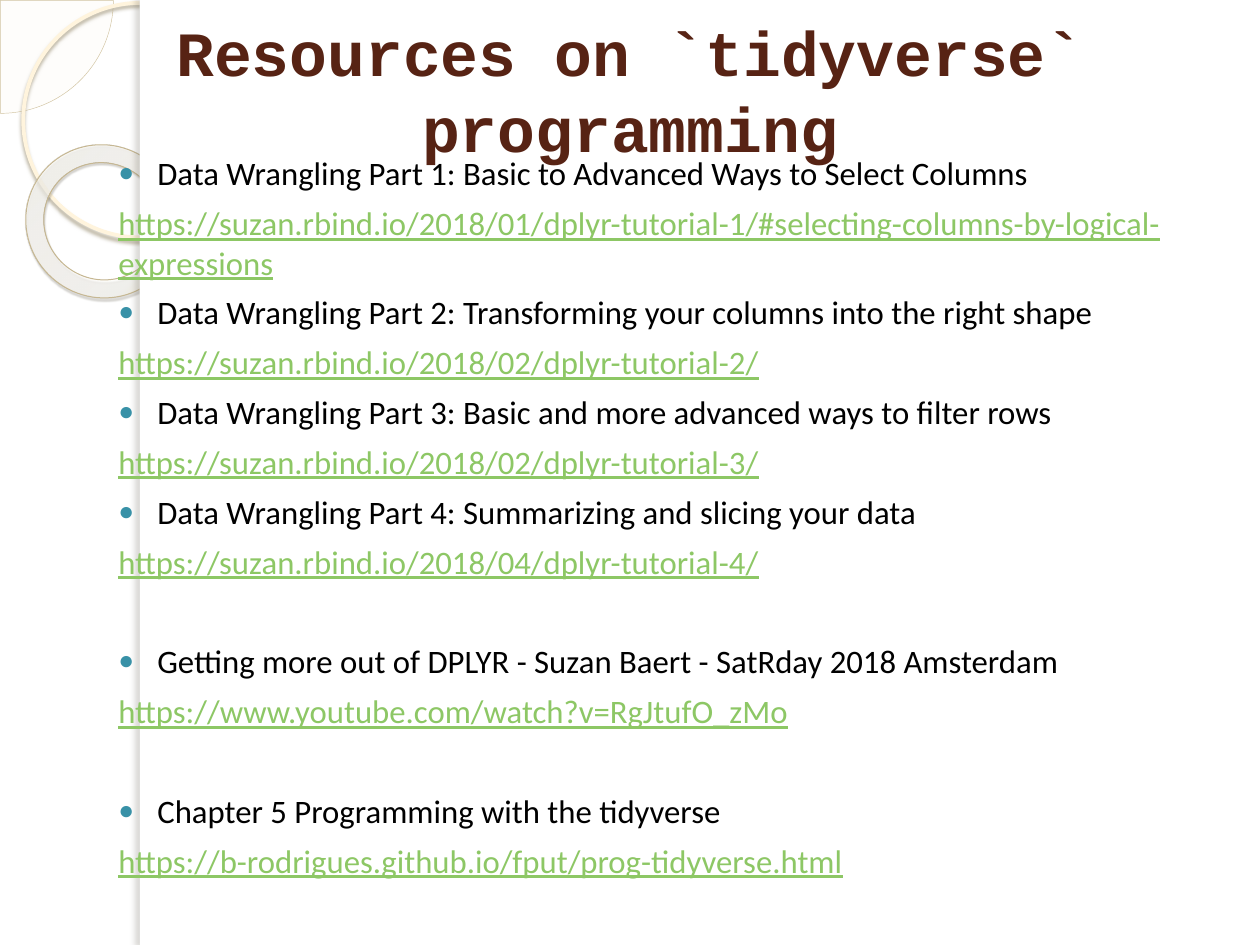
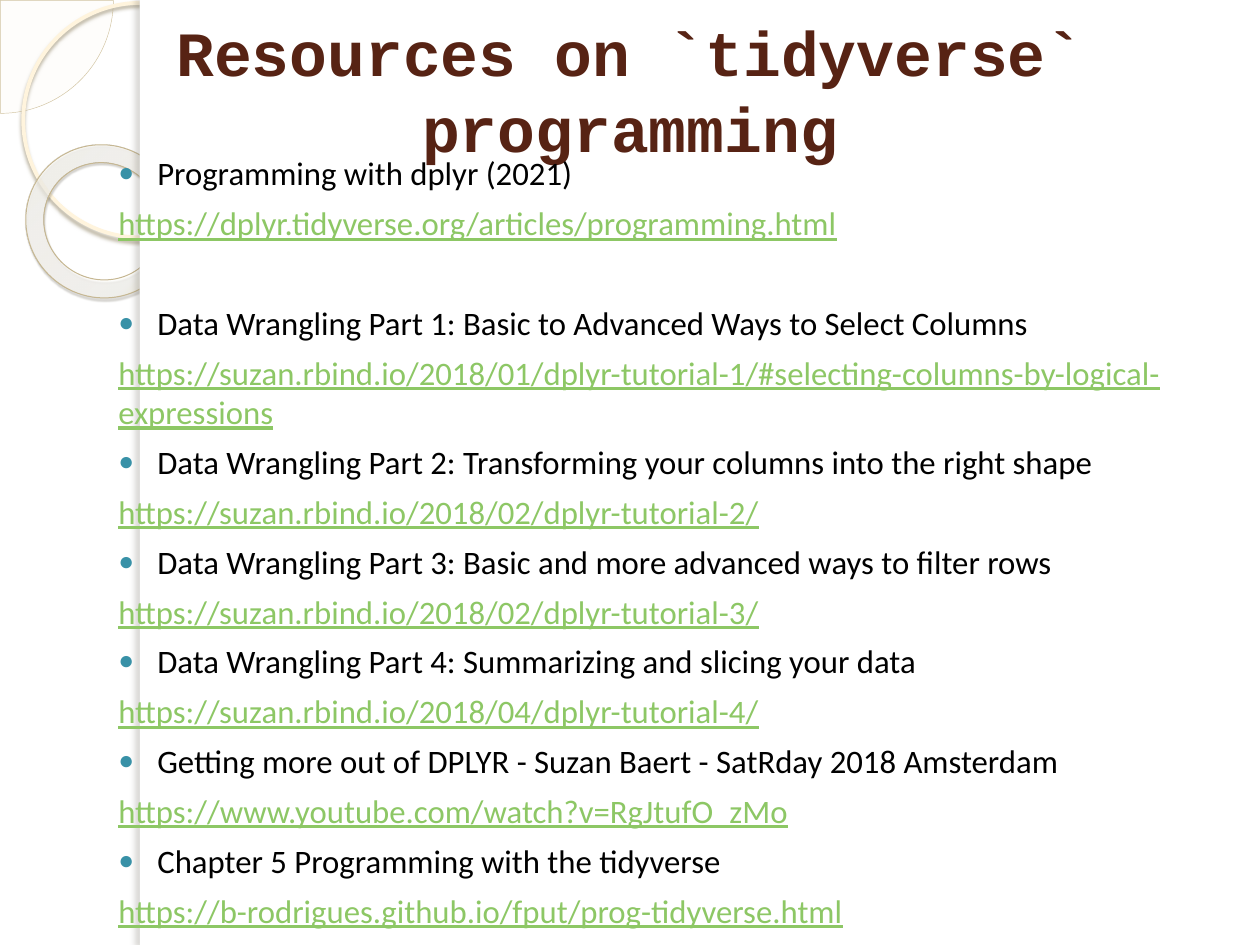
Before and after one commit to marinfotache/Data-Processing-Analysis-Science-with-R, a slide deck: slide 9 of 05 Apply- purrr- tidyverse Programming/05_apply__purrr__tidyverse_programming.pptx. Drawn at 1260x945 pixels with LibreOffice and Linux fonts; fonts in the diff are those of the drawing; background and template pictures are left out. Boxes give left, top, right and bottom in pixels: in the first picture for what was removed or moved away, otherwise in the second. Text is boxed around its words. In the diff, an @@ line names an element or a change of style, - is before the commit and + after.

```diff
--- a/05 Apply- purrr- tidyverse Programming/05_apply__purrr__tidyverse_programming.pptx
+++ b/05 Apply- purrr- tidyverse Programming/05_apply__purrr__tidyverse_programming.pptx
@@ text at (118, 159, 836, 244): paragraphs added @@
+● Programming with dplyr (2021)
+https://dplyr.tidyverse.org/articles/programming.html
```
Also in this commit, not shown: 1 other slide changed, 3 other files.
